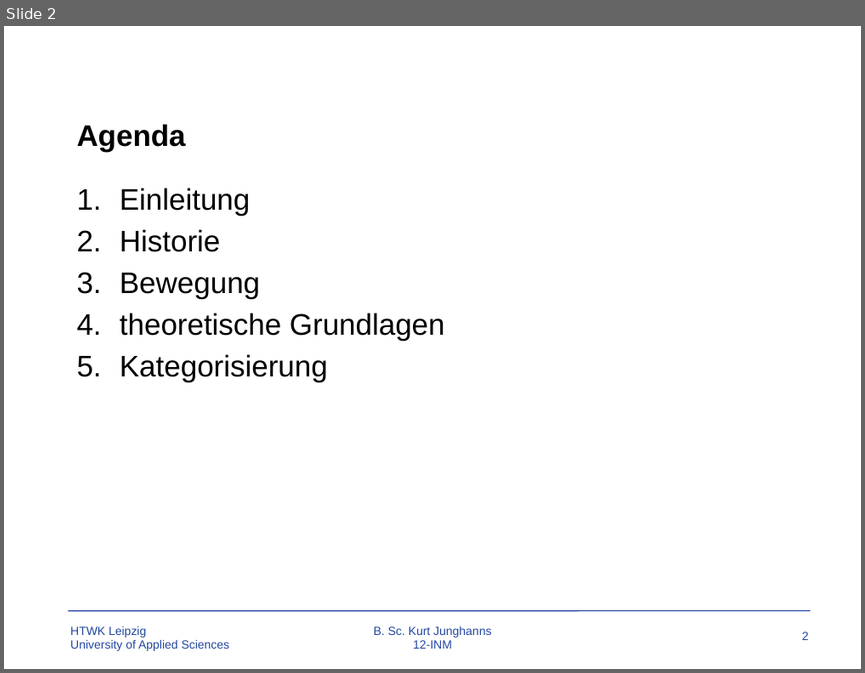
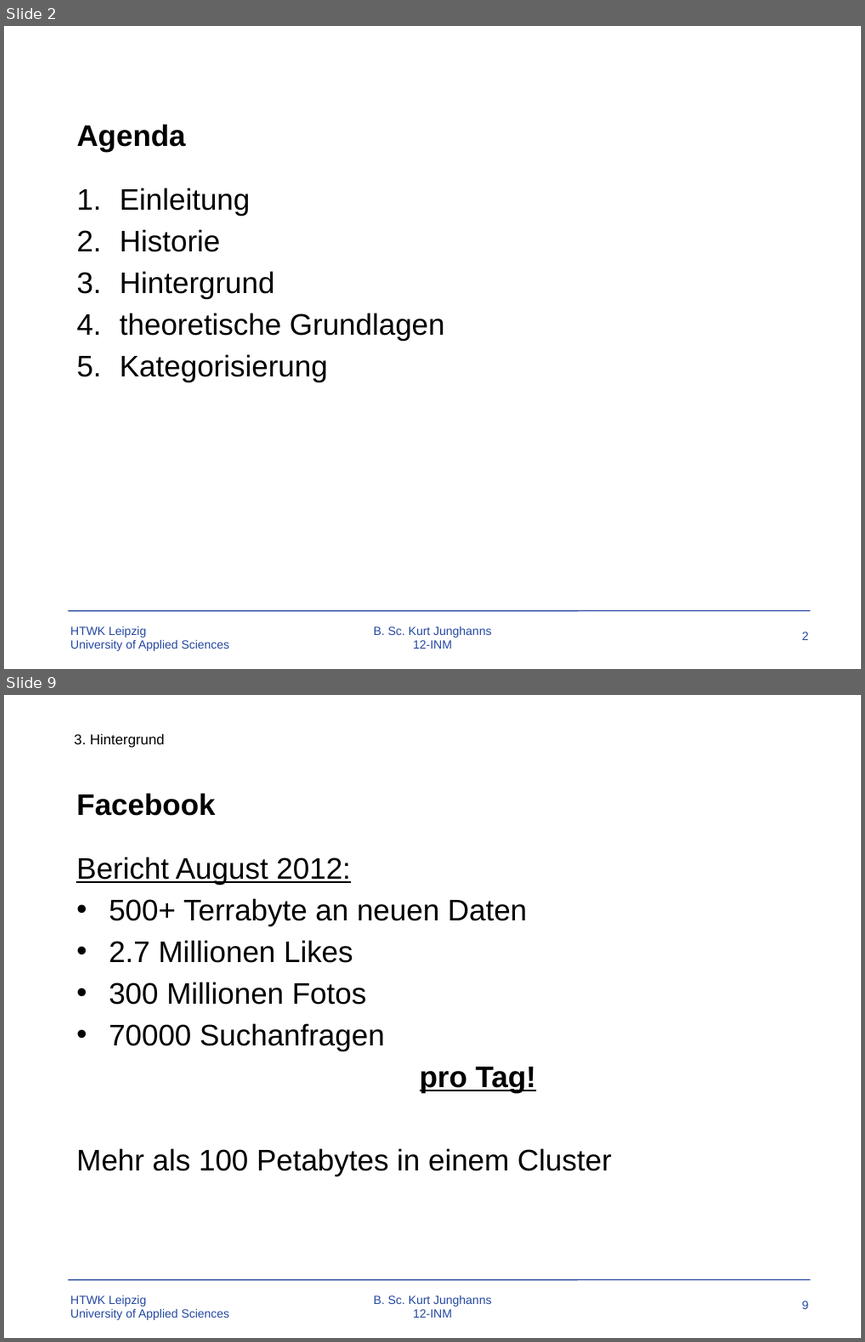
Before and after one commit to TBoonX/OS-Datenbanken, a slide deck: Praesentation.pptx. Shown one above the other, each under a label of ours: slide 2 before the commit, slides 2 and 9 after it; the slides between them are not shown. The pictures are 865x673 and 865x1342 pixels, drawn with LibreOffice and Linux fonts; fonts in the diff are those of the drawing; background and template pictures are left out. Boxes give left, top, right and bottom in pixels: in the first picture for what was removed or moved away, otherwise in the second. Text is boxed around its words. In the diff, an @@ line names an element or a change of style, - is before the commit and + after.

```diff
--- a/Praesentation.pptx
+++ b/Praesentation.pptx
@@ slide 9 added at box(4, 695, 861, 1338), background #FFFFFF; not listed: 4 template elements that a slide beside it also shows @@
@@ text added at box(74, 734, 165, 748), 12 pt, text #000000 @@
+3. Hintergrund
@@ title added at box(76, 793, 215, 816), 25 pt, text #000000, bold @@
+Facebook
@@ text added at box(76, 857, 612, 1176), 25 pt, text #000000 @@
+Bericht August 2012:
+• 500+ Terrabyte an neuen Daten
+• 2.7 Millionen Likes
+• 300 Millionen Fotos
+• 70000 Suchanfragen
+pro Tag!
+Mehr als 100 Petabytes in einem Cluster
@@ slide 2 changed as well @@
@@ text at box(120, 271, 275, 299): text changed @@
-3. Bewegung
+3. Hintergrund
```
Also in this commit, not shown: 2 other slides changed, 24 other slides added, 1 slide removed, 20 other files.
